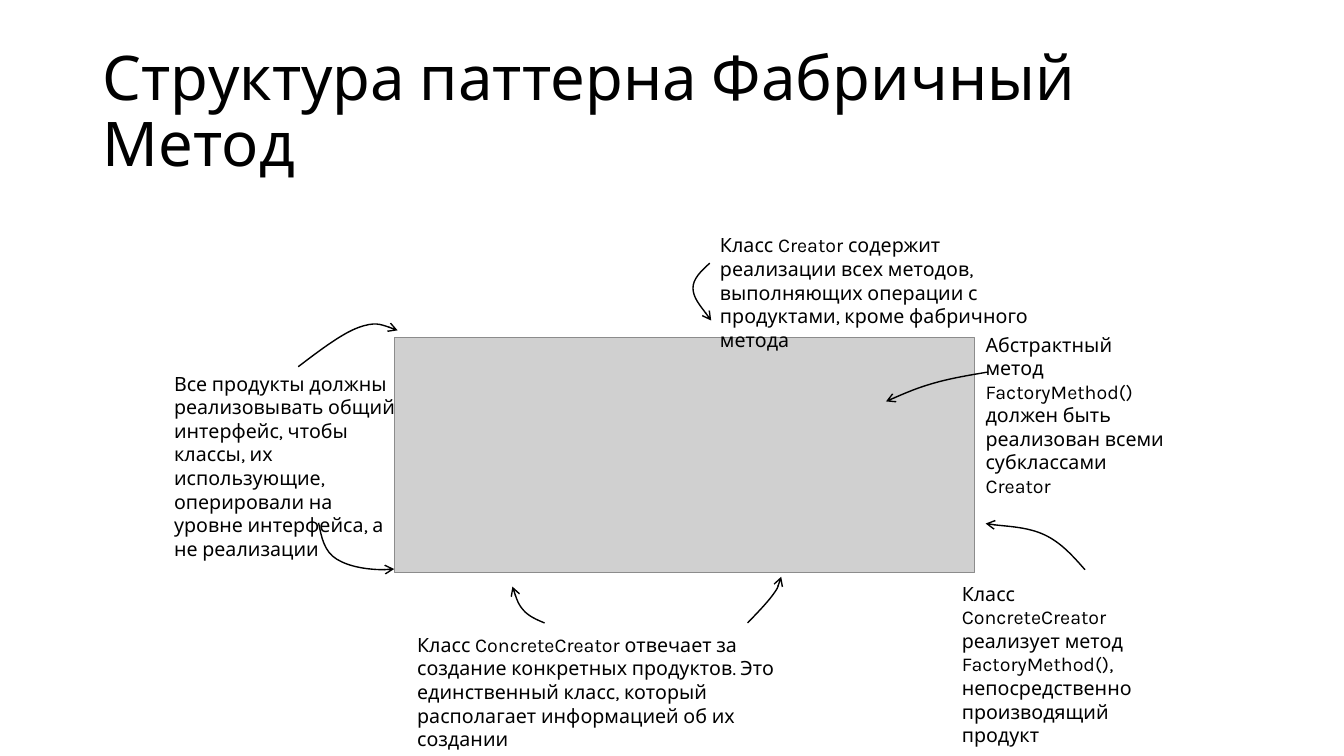
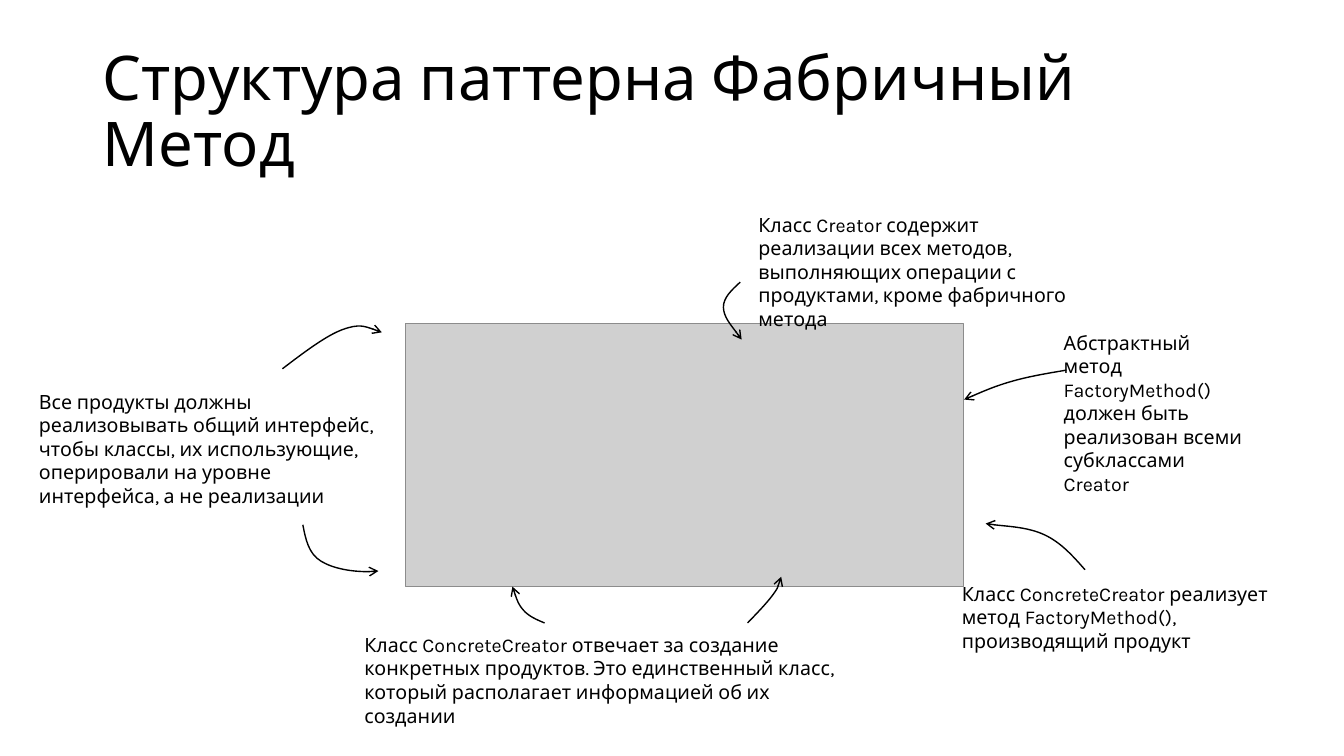
Before and after one commit to alexey-malov/ood, a slide deck: slide 28 of lectures/04.factory/factory.pptx. Drawn at 1344x756 pixels with LibreOffice and Linux fonts; fonts in the diff are those of the drawing; grey boxes stand for pictures. Boxes give left, top, right and bottom in pixels: in the first picture for what was removed or moved away, otherwise in the second. Text is boxed around its words. In the diff, an @@ line names an element or a change of style, - is before the commit and + after.

```diff
--- a/lectures/04.factory/factory.pptx
+++ b/lectures/04.factory/factory.pptx
@@ text "Класс Creator содержит реализации всех ...": place and size @@
-text "Класс Creator содержит реализации всех ..." at [720,238,1027,351]
+text "Класс Creator содержит реализации всех ..." at [758,218,1066,330]
@@ freeform shape: place and size @@
-freeform shape at [693,263,711,321]
+freeform shape at [724,282,742,340]
@@ freeform shape: place and size @@
-freeform shape at [298,325,398,367]
+freeform shape at [282,327,382,369]
@@ picture: place and size @@
-picture at [394,338,975,573]
+picture at [405,324,964,587]
@@ text "Абстрактный метод FactoryMethod() должен быть ...": place and size @@
-text "Абстрактный метод FactoryMethod() должен быть ..." at [986,337,1164,494]
+text "Абстрактный метод FactoryMethod() должен быть ..." at [1064,335,1242,492]
@@ text "Все продукты должны реализовывать общий ..." rewrapped from [174,377,395,561] to [39,395,369,508] @@
@@ freeform shape: place and size @@
-freeform shape at [886,372,988,401]
+freeform shape at [965,370,1067,399]
@@ freeform shape: place and size @@
-freeform shape at [319,523,394,570]
+freeform shape at [302,525,378,572]
@@ text at [962,582,1267,653]: text changed @@
-Класс ConcreteCreator реализует метод FactoryMethod(), непосредственно производящий продукт
+Класс ConcreteCreator реализует метод FactoryMethod(), производящий продукт
@@ text "Класс ConcreteCreator отвечает за создание ..." rewrapped from [417,638,774,728] to [364,638,830,704] @@
```
Also in this commit, not shown: 8 other slides changed, 4 other files.
